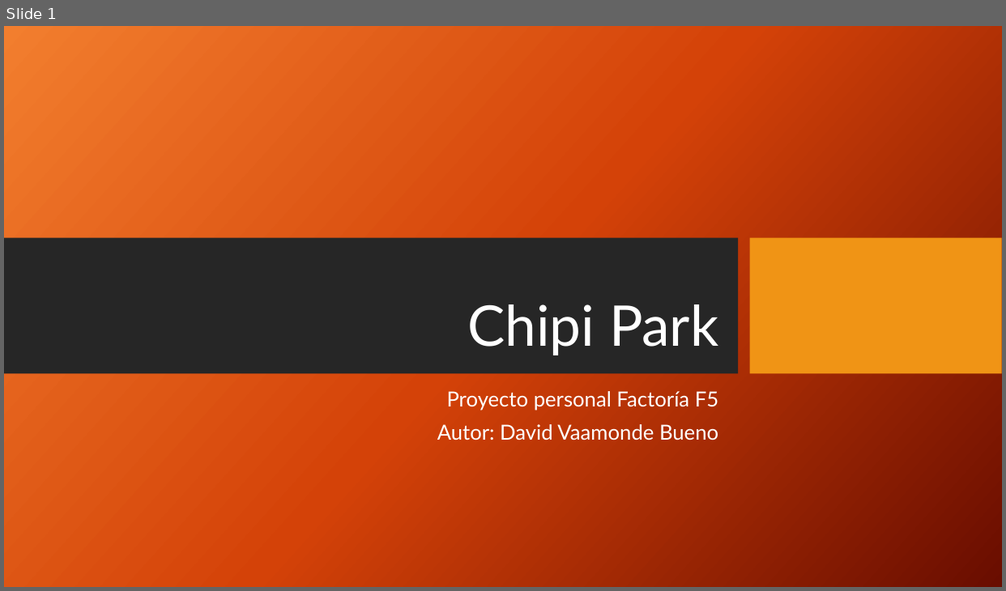
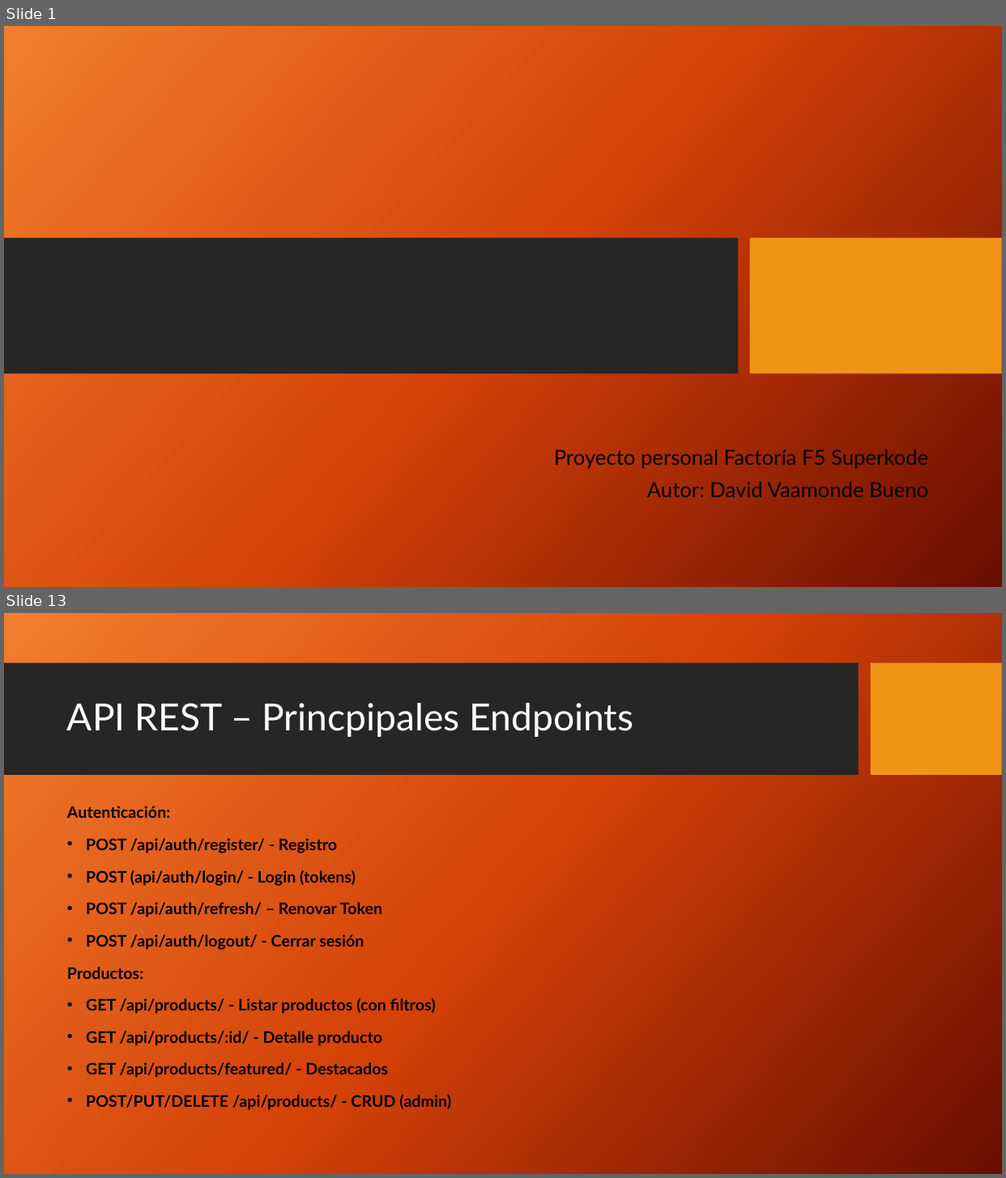
Before and after one commit to DavidLapi/Chipi-Park, a slide deck: Documentation/Chipi Park.pptx. Shown one above the other, each under a label of ours: slide 1 before the commit, slides 1 and 13 after it; the slides between them are not shown. The pictures are 1006x591 and 1006x1178 pixels, drawn with LibreOffice and Linux fonts; fonts in the diff are those of the drawing; background and template pictures are left out. Boxes give left, top, right and bottom in pixels: in the first picture for what was removed or moved away, otherwise in the second. Text is boxed around its words. In the diff, an @@ line names an element or a change of style, - is before the commit and + after.

```diff
--- a/Documentation/Chipi Park.pptx
+++ b/Documentation/Chipi Park.pptx
@@ slide 13 added at [4, 613, 1002, 1174], background picture (left out) @@
@@ rectangle added at [4, 663, 859, 776], fill #262626 @@
@@ rectangle added at [871, 663, 1002, 776], fill #F09415 @@
@@ title added at [67, 703, 634, 737], 36 pt, text #FFFFFF @@
+API REST – Princpipales Endpoints
@@ text added at [67, 806, 451, 1110], 15.3 pt, text #000000, bold @@
+Autenticación:
+• POST /api/auth/register/ - Registro
+• POST (api/auth/login/ - Login (tokens)
+• POST /api/auth/refresh/ – Renovar Token
+• POST /api/auth/logout/ - Cerrar sesión
+Productos:
+• GET /api/products/ - Listar productos (con filtros)
+• GET /api/products/:id/ - Detalle producto
+• GET /api/products/featured/ - Destacados
+• POST/PUT/DELETE /api/products/ - CRUD (admin)
@@ slide 1 changed as well @@
@@ title removed at [467, 305, 718, 356] @@
-Chipi Park
@@ subtitle "Proyecto personal Factoría F5 Superkode": place and size @@
-subtitle "Proyecto personal Factoría F5 Superkode" at [437, 391, 718, 441]
+subtitle "Proyecto personal Factoría F5 Superkode" at [554, 450, 928, 497]
@@ subtitle at [554, 450, 928, 469]: text changed; text colour #FFFFFF to #000000 @@
-Proyecto personal Factoría F5
+Proyecto personal Factoría F5 Superkode
@@ subtitle at [647, 482, 928, 497]: text colour #FFFFFF to #000000 in "Autor: David Vaamonde Bueno" @@
```
Also in this commit, not shown: 26 other slides added, 1 slide removed, 6 other files.
